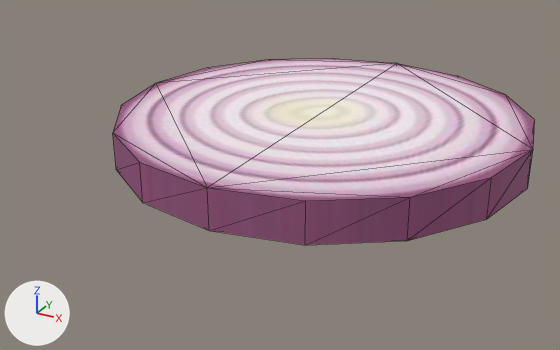
Renders of the glTF model assets/scene/models/OnionSlice.glb from each side of a commit.
Both versions are drawn from a 50 mm camera at (0.271, -0.568, 0.233) aimed at (-0.005, -0.066, -0.018). Every picture has the same lights, and +X, +Y and +Z are marked at lower left. The first picture is the older version. Mesh edges are drawn as thin lines. Vertices at exactly the same position are counted once.

Objects in the first picture: 'OnionSlice'.
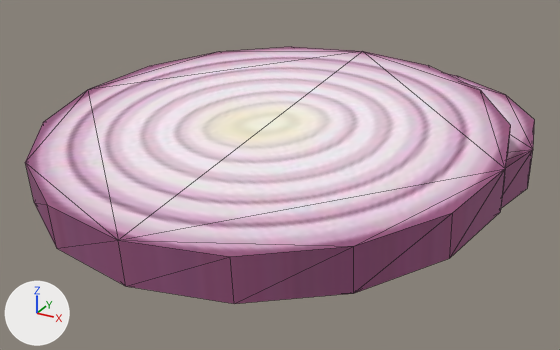
The newer file is also rescaled (x1.1), turned or shifted as a whole; pictures and numbers use the older file's frame.

Edits to the scene script, one JSON object a line:
```json
{"block": "me_circle_030", "where": "# used by ob_onionslice; location = (0.0, 0.0, 0.0)"}
{"op": "remove", "block": "me_circle_030", "code": "me_circle_030.from_pydata(...)  # 32 vertices, 60 faces; spans x -0.176..0.176, y -0.176..0.176, z -0.016..0.016"}
{"op": "add", "block": "me_circle_030", "code": "me_circle_030.from_pydata(...)  # 64 vertices, 120 faces; spans x -0.176..0.176, y -0.268..0.176, z -0.016..0.05"}
{"block": "me_circle_030", "change": "me_circle_030 part 1: the loose piece of 32 vertices spanning x -0.176..0.176, y -0.176..0.176, z -0.016..0.016 is copied, and the copy is turned 5 degrees about the x axis through its middle, then moved by (0.0, -0.091, 0.019); it spans x -0.176..0.176, y -0.268..0.086, z -0.013..0.05"}
```

Boxes [x1, y1, x2, y2] around the edits, measured in the pictures (560 x 350 px):
```json
{"object": "OnionSlice", "change": "reshaped", "before": [113, 58, 535, 245], "after": [25, 47, 535, 304], "on screen": "21% wider, 37% taller"}
{"part": 1, "of": "me_circle_030", "change": "added", "after": [25, 47, 511, 304]}
```
